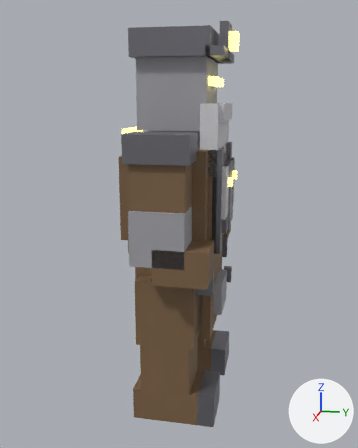
What one commit did to the glTF model assets/meshes/characters/voxel_duergar_miner_48px.glb.
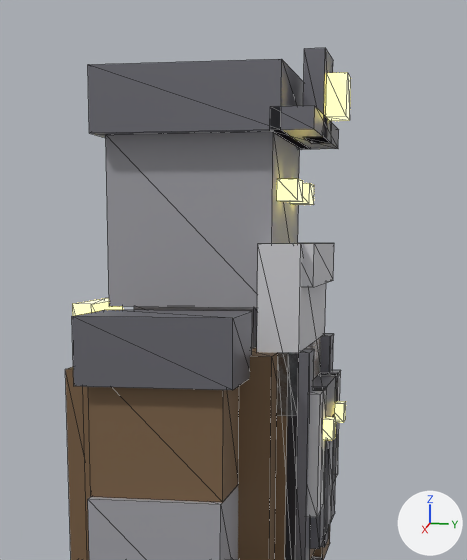
Old and new are each drawn whole from a 50 mm camera at (1.915, 0.366, 1.192) aimed at (0.006, -0.016, 0.715) and again close up on the part from 25% to 81% of the width and 0% to 53% of the height. Lighting does not change. The marker at lower right points along +X, +Y and +Z. The first two pictures are the older version. The close-ups show mesh edges as thin lines. Where no turn or scale is listed for an object, it has been applied to the vertices.

Names of what the first close-up shows: 'apron_bib', 'beard_braid_left', 'beard_main', 'breastplate_rivet_left', 'breastplate_rivet_right', 'eye_left', 'eye_right', 'forearm_left', 'glowing_crystal_ore', 'head_core', 'helm_brim', 'helm_dome', 'lamp_lens_glowing', 'ore_backpack', 'shoulder_left', 'spaulder_left', 'suspenders_left', 'torso_core' and 9 more.
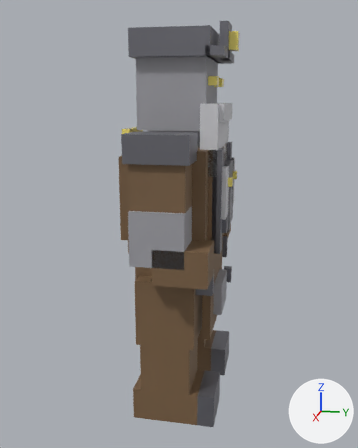
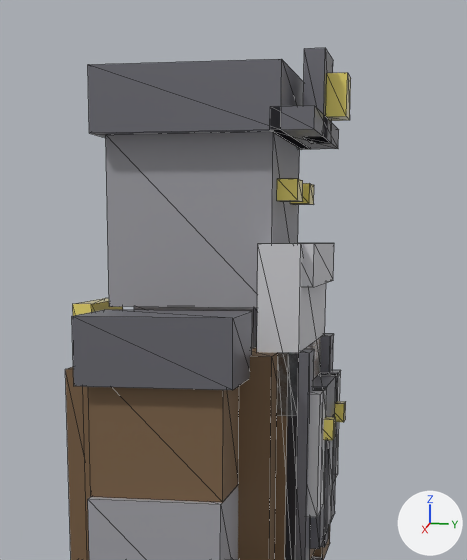
Changed parts and their boxes [x1, y1, x2, y2] in the close-ups (467 x 560 px):
'lamp_lens_glowing', recoloured, surface changed (darker)
    both: [326, 73, 351, 121]
'eye_left', recoloured, surface changed (darker)
    both: [277, 179, 303, 202]
'glowing_crystal_ore', recoloured, surface changed (darker)
    both: [73, 298, 123, 316]
'eye_right', recoloured, surface changed (darker)
    both: [290, 183, 314, 205]
'breastplate_rivet_left', recoloured, surface changed (darker)
    both: [323, 417, 336, 440]
'breastplate_rivet_right', recoloured, surface changed (darker)
    both: [335, 401, 346, 422]

The change, as a diff of the scene's bpy script:
```diff
--- a/assets/meshes/characters/voxel_duergar_miner_48px.glb.py
+++ b/assets/meshes/characters/voxel_duergar_miner_48px.glb.py
@@ mat_lamp_light @@
 mat_lamp_light.roughness = 0.1
-mat_lamp_light.emission_color = (1.0, 0.85, 0.2)  # yellow #ffed7c
-mat_lamp_light.emission_strength = 2.5
```
